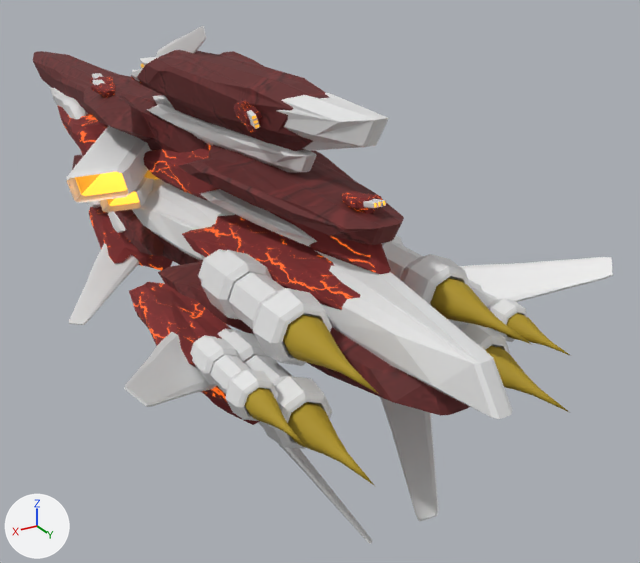
The Blender file Arx/arx.blend: old version first, new version second.
The view is the same before and after, from a 50 mm lens placed at (3.2, 8.16, 2.56), pointed at (-1.05, 1.08, -0.97). Every picture has the same lights, and +X, +Y and +Z are marked at lower left.

The scene before the commit, as lines of its bpy script (objects in view):
```python
me_base_multimat = bpy.data.meshes.new('base_multimat')
me_base_multimat.from_pydata(...)  # 8364 vertices, 9010 faces; spans x -5.8..6.2, y -4.4..4.5, z -13.8..13.8
# faces by material slot: [470, 4148, 1800, 2592]
me_base_multimat.materials.append(mat_soromid_carapace)  # picture img_cracked_flesh_darkred
me_base_multimat.materials.append(mat_soromid_hull)  # its picture is missing
me_base_multimat.materials.append(mat_soromid_flesh)
me_base_multimat.materials.append(mat_soromid_glow)
me_cone_001 = bpy.data.meshes.new('Cone.001')
me_cone_001.from_pydata(...)  # 300 vertices, 336 faces; spans x -11.8..11.8, y -0.9..6.6, z 11.9..16.6
me_cone_001.polygons.foreach_set('use_smooth', [True] * 336)
me_cone_001.materials.append(mat_soromid_engine_glow)  # its picture is missing
ob_base_multimat = bpy.data.objects.new('base_multimat', me_base_multimat)
ob_base_multimat.location = (0.0, 0.0, 0.0)
ob_base_multimat.rotation_euler = (0.0, 1.571, 1.571)  # degrees (0, 90, 90)
ob_base_multimat.scale = (0.272, 0.432, 0.357)
ob_glow = bpy.data.objects.new('glow', me_cone_001)
ob_glow.location = (0.0, 0.0, 0.0)
ob_glow.rotation_euler = (-1.571, 0.0, 0.0)  # degrees (-90, 0, 0)
ob_glow.scale = (0.0982, 0.0982, 0.285)
```
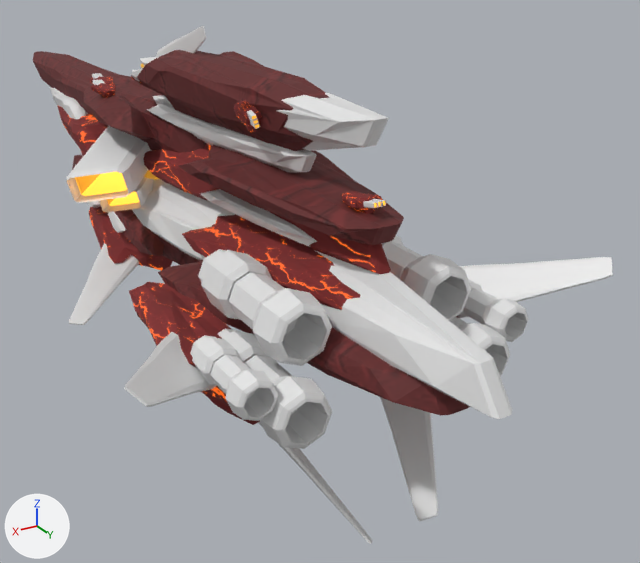
Location of each change, (x1, y1, x2, y2) in pixels of the pictures (640 x 563 px):
'glow', deleted (yellow)
    before: (245, 278, 571, 486)

The change in detail:
Object 'glow' (ob_glow) is deleted.
